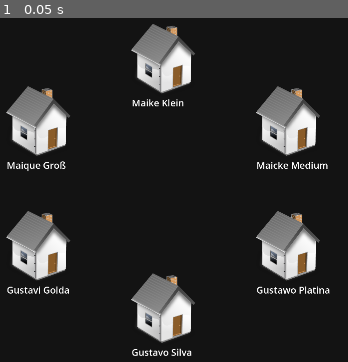
Above: before the commit, frame 1.
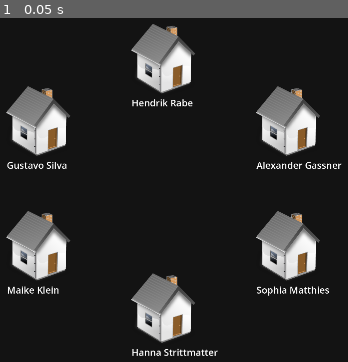
Above: after the commit, the same moment.

Repository: Shykaro/SimulatedAI
Game: Godot game, scene res://Scenes/npc visualization.tscn
Two runs of this game, one before a commit and one after it. Both use one fixed random seed, a clock stepped at 60 frames per second and the inputs below.
Inputs:
- Up to frame 1 (0.05 s): no input

The runs differ from the first frame. In frame 1, 1.7% of the frame differs, in the area x 2-99%, y 23-99%.

Commit message:
Added new modelfiles

Diff:
--- a/GodotProject/Scripts/GameManager.gd
+++ b/GodotProject/Scripts/GameManager.gd
@@ -3,16 +3,28 @@
 class_name GameManager
 
 var count: int = 0
-static var hour: int = 6
+static var hour: int = 5
 static var time_of_day: String = " pm"
 # Called when the node enters the scene tree for the first time.
 func _ready():
-	NPCManager.create_npc("Maike Klein", "Maike", Vector2(500,200))
-	NPCManager.create_npc("Gustavo Silva", "Gustavo", Vector2(500,800))
-	NPCManager.create_npc("Maique Groß", "Maike", Vector2(200,350))
-	NPCManager.create_npc("Gustavi Golda", "Gustavo", Vector2(200,650))
-	NPCManager.create_npc("Maicke Medium", "Maike", Vector2(800,350))
-	NPCManager.create_npc("Gustawo Platina", "Gustavo", Vector2(800,650))
+	NPCManager.create_npc("Hendrik Rabe", "01_Hendrik", Vector2(500,200))
+	NPCManager.create_npc("Hanna Strittmatter", "02_Hanna", Vector2(500,800))
+	NPCManager.create_npc("Gustavo Silva", "03_Gustavo", Vector2(200,350))
+	NPCManager.create_npc("Maike Klein", "04_Maike", Vector2(200,650))
+	NPCManager.create_npc("Alexander Gassner", "05_Alexander", Vector2(800,350))
+	NPCManager.create_npc("Sophia Matthies", "06_Sophia", Vector2(800,650))
+
+
+	#NPCManager.create_npc("Hendrik Rabe", "01_Hendrik", Vector2(200,350))
+	#NPCManager.create_npc("Hanna Strittmatter", "02_Hanna", Vector2(200,650))
+	#NPCManager.create_npc("Gustavo Silva", "03_Gustavo", Vector2(500,800))
+	#NPCManager.create_npc("Maike Klein", "04_Maike", Vector2(500,200))
+	#NPCManager.create_npc("Alexander Gassner", "05_Alexander", Vector2(500,200))
+	#NPCManager.create_npc("Sophia Matthies", "06_Sophia", Vector2(500,800))
+	#NPCManager.create_npc("Lisa Steiger", "07_Lisa", Vector2(200,350))
+	#NPCManager.create_npc("Antonio Bartel", "08_Antonio", Vector2(200,650))
+	#NPCManager.create_npc("Emily Stier", "09_Emily", Vector2(800,350))
+	#NPCManager.create_npc("Miguel Berger", "10_Miguel", Vector2(800,350))
 
 
 # Called every frame. 'delta' is the elapsed time since the previous frame.
@@ -47,7 +59,7 @@
 		_npc.request_choice() #starts process of choosing, calling and talking to another npc
 func request_npc_activities():
 	for _npc: NPC in NPCManager.npc_list:
-			_npc.request_answer("It's "+str(hour)+time_of_day+". What are you doing right now? Are you sleeping, working or doing something else?")
+			_npc.request_answer("It's "+str(hour)+time_of_day+". What are you doing right now? Are you sleeping, working or doing something else? (Answer as monologue)")
 func check_npcs_thinking():
 	var is_anyone_thinking: bool = false
 	for _npc: NPC in NPCManager.npc_list:
--- a/GodotProject/Scripts/NPC.gd
+++ b/GodotProject/Scripts/NPC.gd
@@ -53,7 +53,7 @@
 			print("No NPC was chosen")
 			#if(choice_attempts<=3):
 			#	request_choice()
-			#	print("Attempting anew...")
+			#	print("Attempting anew...") #this is trash
 			#else: print("Aborting attempt!")
 
 func request_answer(_message: String): #sends a request to own LLM
